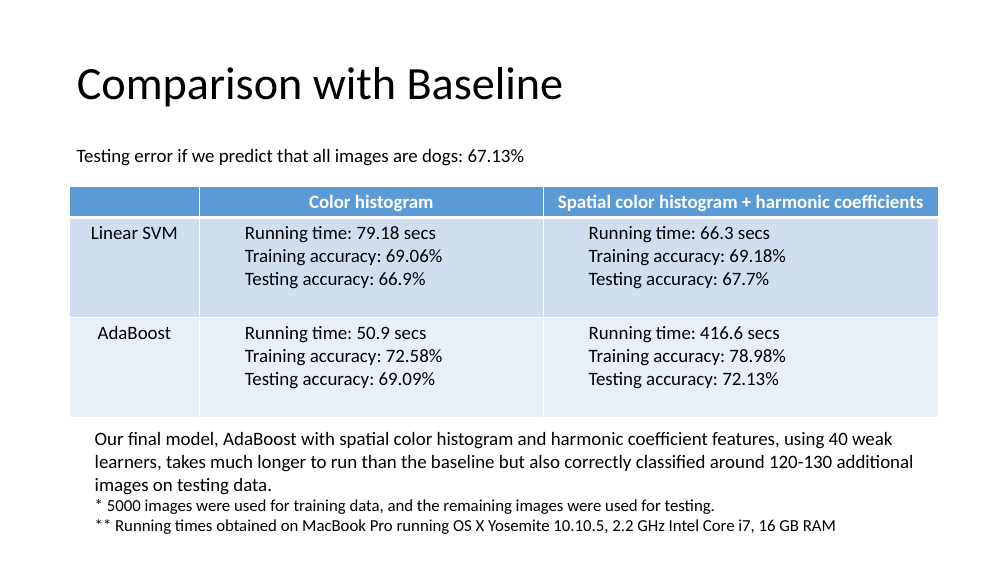
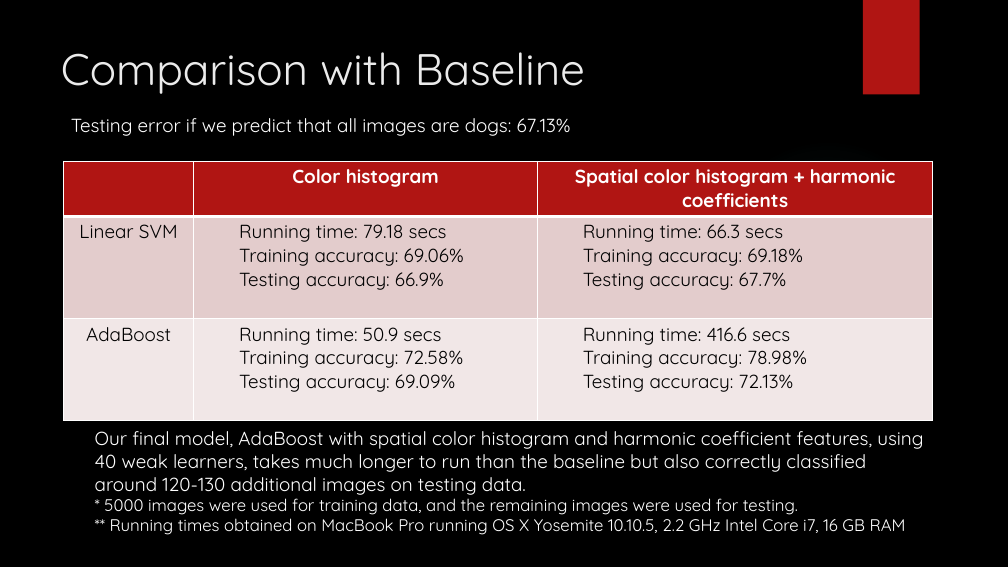
Before and after one commit to TZstatsADS/Spr2016-Proj3-Grp5, a slide deck: slide 12 of doc/presentation.pptx. Drawn at 1008x567 pixels with LibreOffice and Linux fonts; fonts in the diff are those of the drawing; background and template pictures are left out. Boxes give left, top, right and bottom in pixels: in the first picture for what was removed or moved away, otherwise in the second. Text is boxed around its words. In the diff, an @@ line names an element or a change of style, - is before the commit and + after.

```diff
--- a/doc/presentation.pptx
+++ b/doc/presentation.pptx
@@ background #FFFFFF to picture (left out) @@
@@ rectangle added at (863,0,920,95), fill #B01513 @@
@@ title "Comparison with Baseline": place and size @@
-title "Comparison with Baseline" at (77,67,564,107)
+title "Comparison with Baseline" at (61,52,585,94)
@@ title "Comparison with Baseline" at (61,52,585,94): size 44 to 42 pt, font Calibri to Quicksand, text colour #000000 to #EBEBEB; line spacing 0.9 to 1; vertical alignment middle to top @@
@@ text "Testing error if we predict ..." at (71,118,571,136): font Calibri to Quicksand, text colour #000000 to #FFFFFF @@
@@ text "Testing error if we predict ...": place and size @@
-text "Testing error if we predict ..." at (77,149,525,166)
+text "Testing error if we predict ..." at (71,118,571,136)
@@ ellipse added at (712,138,944,371), fill gradient #50B9C1 @@
@@ table at (64,161,933,411) @@
@@ fill #5B9BD5 to #B01513 in row 1 @@
@@ fill #D2DEEF to #E4CCCC in row 2 @@
@@ fill #EAEFF7 to #F2E8E7 in row 3 @@
@@ font Calibri to Quicksand @@
@@ table: place and size @@
-table at (70,187,939,414)
+table at (64,161,933,411)
@@ text "Our final model, AdaBoost with ..." at (95,431,923,535): font Calibri to Quicksand, text colour #000000 to #FFFFFF @@
```
Also in this commit, not shown: 11 other slides changed, 1 slide added, 1 slide removed, 2 other files.
